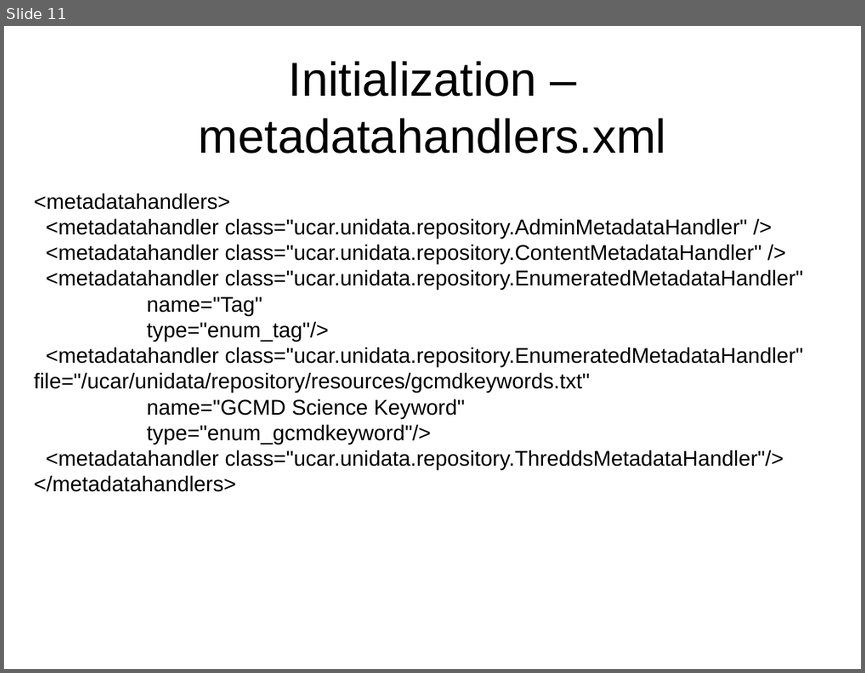
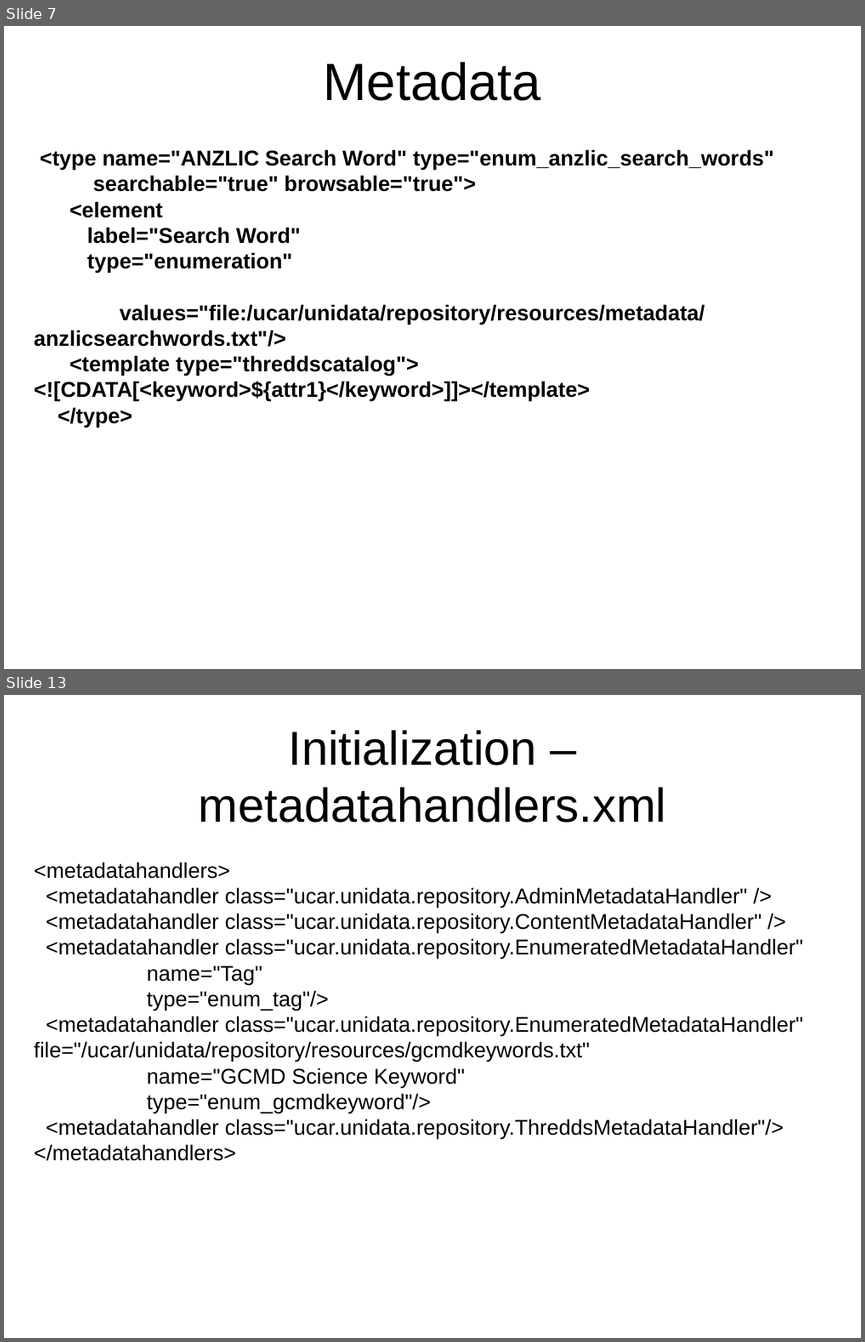
Before and after one commit to Unidata/IDV, a slide deck: ucar/unidata/repository/docs/presentations/architecture.ppt. Shown one above the other, each under a label of ours: slide 11 before the commit, slides 7 and 13 after it; the slides between them are not shown. The pictures are 865x673 and 865x1342 pixels, drawn with LibreOffice and Linux fonts; fonts in the diff are those of the drawing. Boxes give left, top, right and bottom in pixels: in the first picture for what was removed or moved away, otherwise in the second. Text is boxed around its words. In the diff, an @@ line names an element or a change of style, - is before the commit and + after.

Commit message:
An example metadata type

```diff
--- a/ucar/unidata/repository/docs/presentations/architecture.ppt
+++ b/ucar/unidata/repository/docs/presentations/architecture.ppt
@@ slide 7 added at [4, 26, 861, 669], background #FFFFFF @@
@@ title added at [323, 62, 541, 101], 44 pt, text #000000 @@
+Metadata
@@ text added at [34, 149, 774, 427], 18 pt, text #000000, bold @@
+<type name="ANZLIC Search Word" type="enum_anzlic_search_words"
+searchable="true" browsable="true">
+<element
+label="Search Word"
+type="enumeration"
+values="file:/ucar/unidata/repository/resources/metadata/anzlicsearchwords.txt"/>
+<template type="threddscatalog">
+<![CDATA[<keyword>${attr1}</keyword>]]></template>
+</type>
@@ what was slide 11 is now slide 13 @@
```
Also in this commit, not shown: 6 slides changed, 3 other slides added, 2 slides removed, 4 other files.
